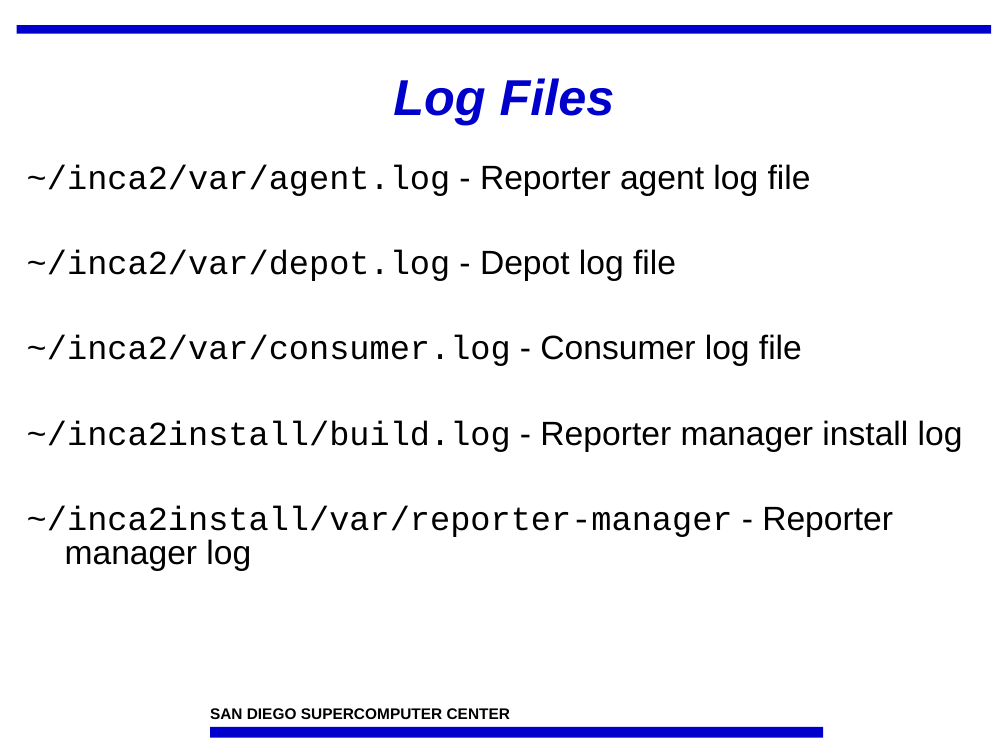
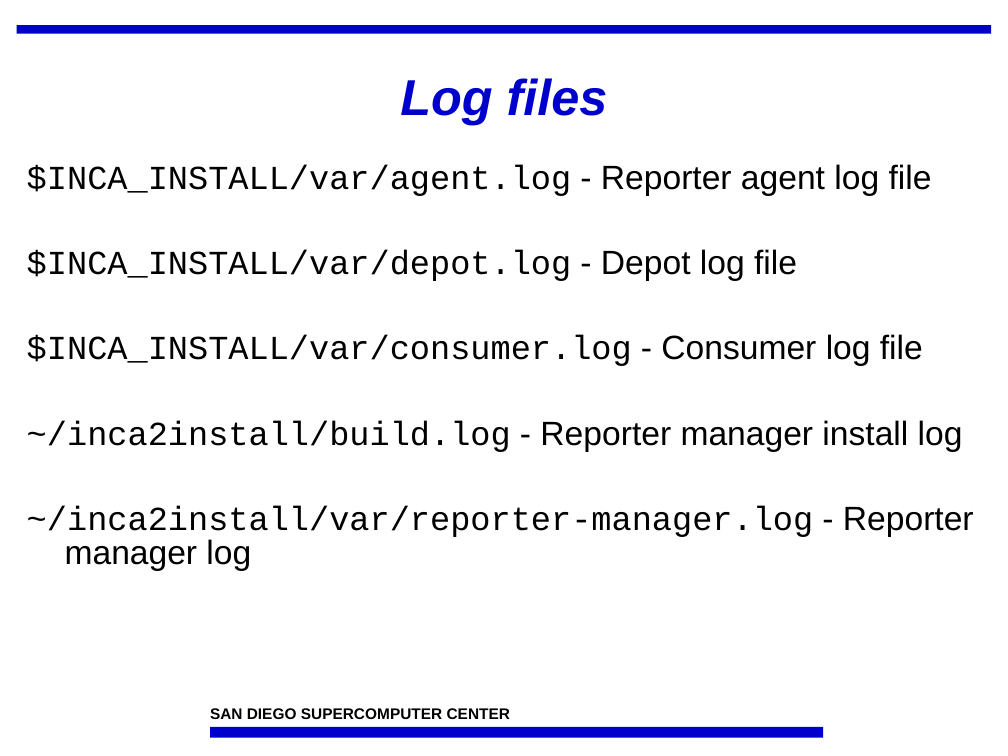
Before and after one commit to IncaProject/inca-xsede, a slide deck: slide 5 of talks/feb-06-workshop/deploy1.ppt (slide 6 before the commit). Drawn at 1008x756 pixels with LibreOffice and Linux fonts; fonts in the diff are those of the drawing; background and template pictures are left out. Boxes give left, top, right and bottom in pixels: in the first picture for what was removed or moved away, otherwise in the second. Text is boxed around its words. In the diff, an @@ line names an element or a change of style, - is before the commit and + after.

```diff
--- a/talks/feb-06-workshop/deploy1.ppt
+++ b/talks/feb-06-workshop/deploy1.ppt
@@ title at (400, 78, 608, 125): text changed @@
-Log Files
+Log files
@@ text at (27, 164, 932, 366): text changed @@
-~/inca2/var/agent.log - Reporter agent log file
-~/inca2/var/depot.log - Depot log file
-~/inca2/var/consumer.log - Consumer log file
+$INCA_INSTALL/var/agent.log - Reporter agent log file
+$INCA_INSTALL/var/depot.log - Depot log file
+$INCA_INSTALL/var/consumer.log - Consumer log file
@@ text at (27, 506, 974, 571): text changed @@
-~/inca2install/var/reporter-manager - Reporter manager log
+~/inca2install/var/reporter-manager.log - Reporter manager log
```
Also in this commit, not shown: 7 other slides changed, 3 slides added, 18 slides removed.
